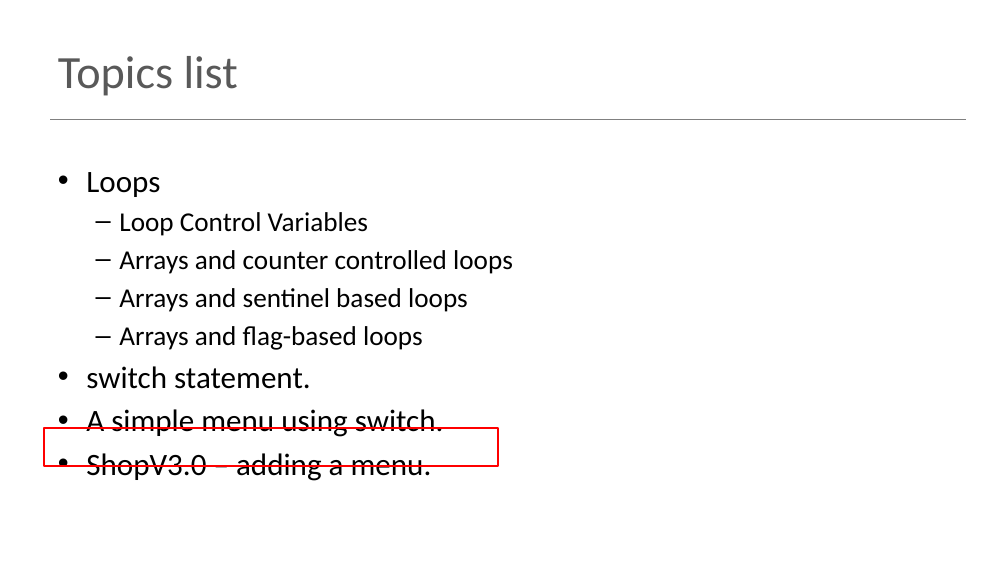
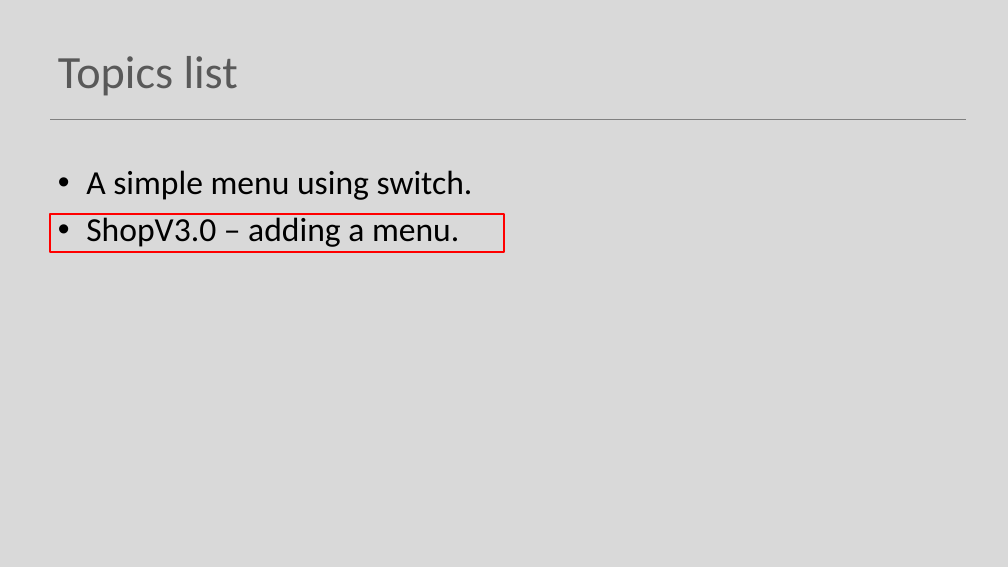
Before and after one commit to Programming-Fundamentals-SETU/prog-fund-1-sept-25, a slide deck: slide 7 of topic09-menus-and-persistence/unit-1/talk-3-menu/c-menu.pptx (slide 36 before the commit). Drawn at 1008x567 pixels with LibreOffice and Linux fonts; fonts in the diff are those of the drawing. Boxes give left, top, right and bottom in pixels: in the first picture for what was removed or moved away, otherwise in the second. Text is boxed around its words. In the diff, an @@ line names an element or a change of style, - is before the commit and + after.

```diff
--- a/topic09-menus-and-persistence/unit-1/talk-3-menu/c-menu.pptx
+++ b/topic09-menus-and-persistence/unit-1/talk-3-menu/c-menu.pptx
@@ background #FFFFFF to #D9D9D9 @@
@@ text "A simple menu using switch." at (86,170,473,247): size 29.6 to 32 pt @@
@@ text at (86,172,513,389): paragraphs removed @@
-• Loops
-  – Loop Control Variables
-  – Arrays and counter controlled loops
-  – Arrays and sentinel based loops
-  – Arrays and flag-based loops
-• switch statement.
@@ rectangle: place and size @@
-rectangle at (44,429,498,467)
+rectangle at (51,214,504,252)
```
Also in this commit, not shown: 13 other slides changed, 29 slides removed, 1 other file.
